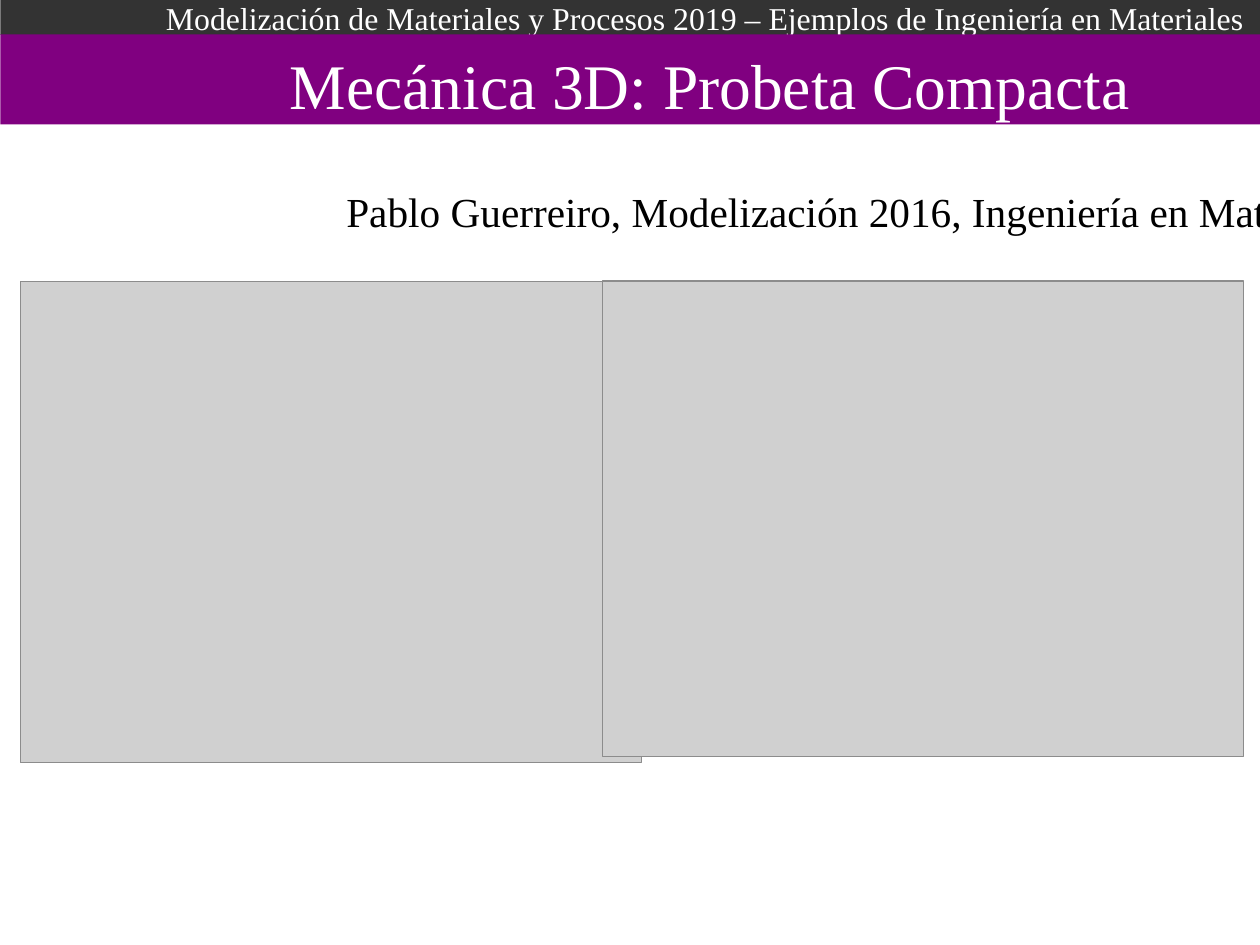
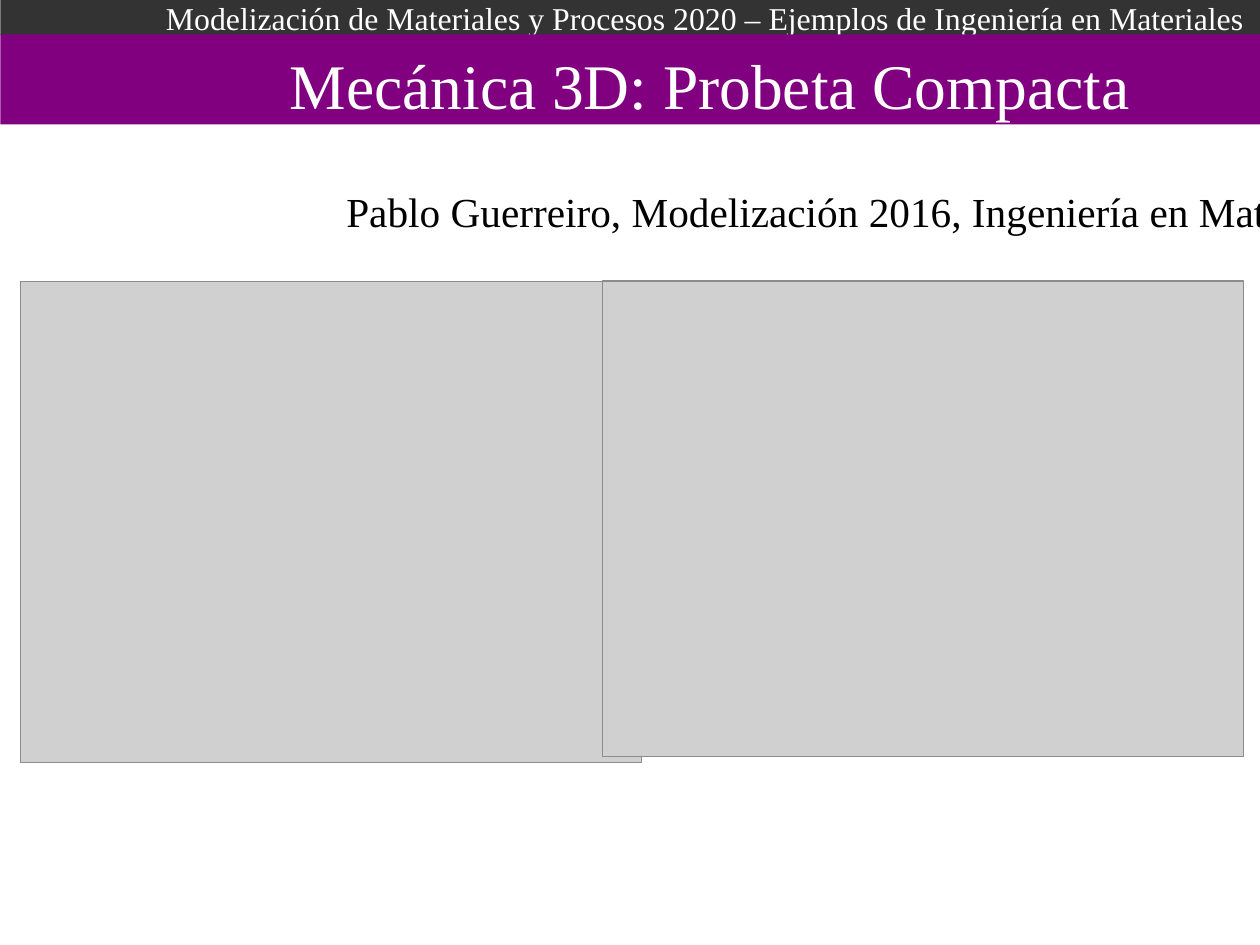
Before and after one commit to Modelizacion-de-Materiales/ModelizacionApuntesPresentaciones, a slide deck: slide 7 of 006-EjemplosIngenieria/Ejemplos_De_Ingenieria.odp. Drawn at 1260x945 pixels with LibreOffice and Linux fonts; fonts in the diff are those of the drawing; grey boxes stand for pictures. Boxes give left, top, right and bottom in pixels: in the first picture for what was removed or moved away, otherwise in the second. Text is boxed around its words. In the diff, an @@ line names an element or a change of style, - is before the commit and + after.

Commit message:
ejemplos de ingenieria nuevos

```diff
--- a/006-EjemplosIngenieria/Ejemplos_De_Ingenieria.odp
+++ b/006-EjemplosIngenieria/Ejemplos_De_Ingenieria.odp
@@ text in rectangle at box(166, 8, 1243, 36): text changed @@
-Modelización de Materiales y Procesos 2019 – Ejemplos de Ingeniería en Materiales
+Modelización de Materiales y Procesos 2020 – Ejemplos de Ingeniería en Materiales
```
Also in this commit, not shown: 11 other slides changed, 3 slides added, 1 slide removed, 2 other files.
